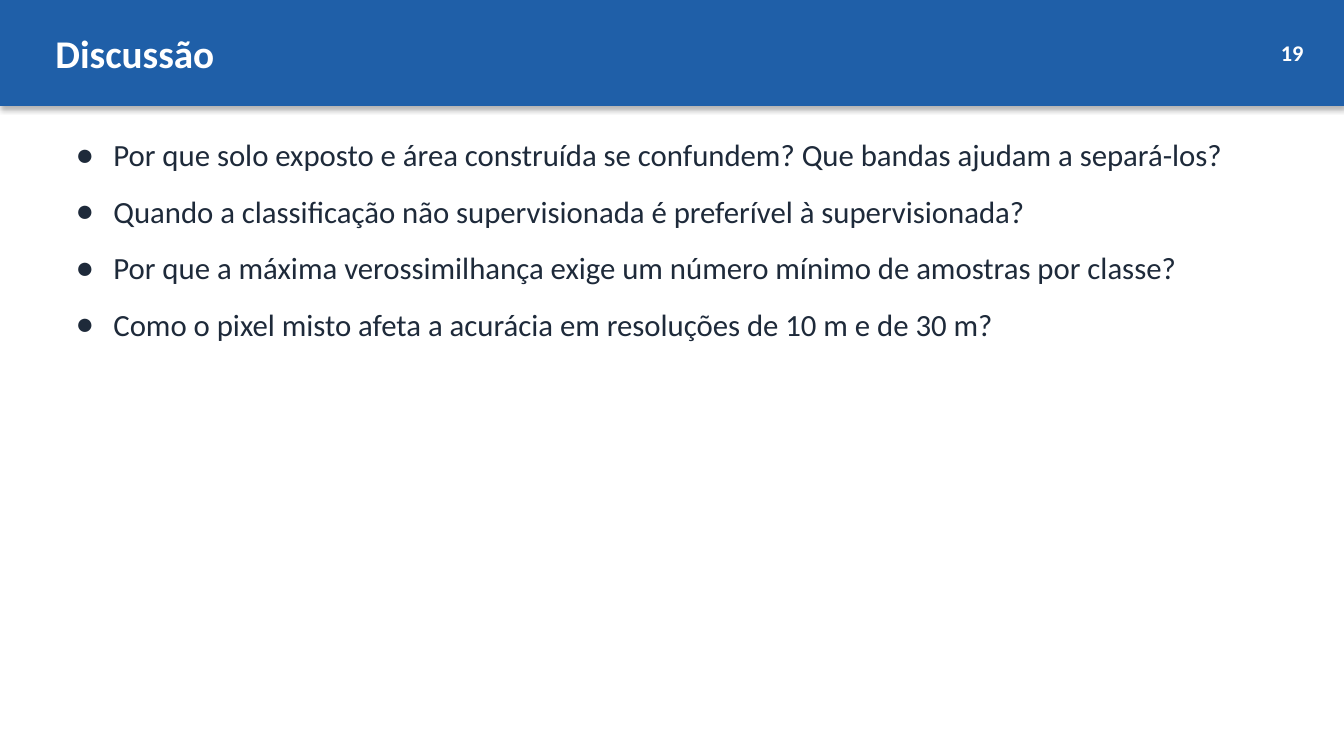
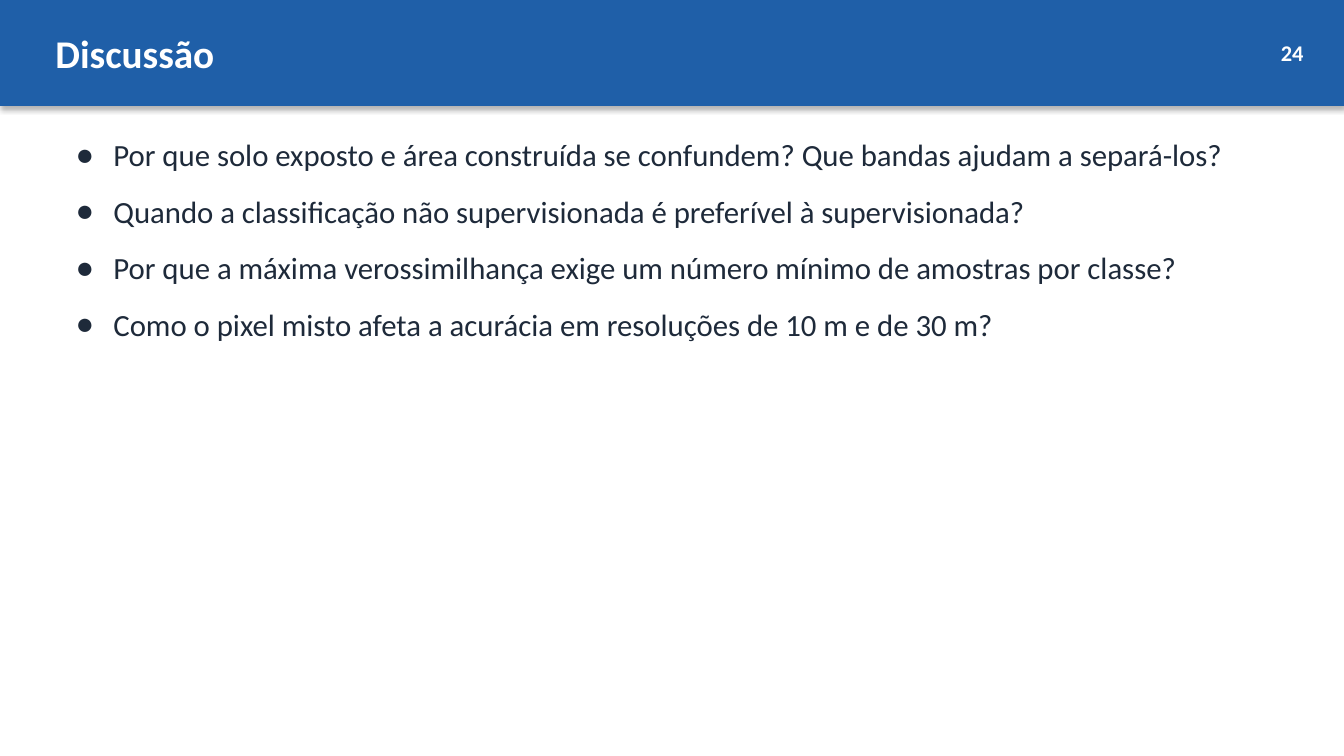
Before and after one commit to hatanpinheiro/hatanpinheiro.github.io, a slide deck: slide 24 of aula/classificacao/slides/Aula2_Classificacao.pptx (slide 19 before the commit). Drawn at 1344x756 pixels with LibreOffice and Linux fonts; fonts in the diff are those of the drawing. Boxes give left, top, right and bottom in pixels: in the first picture for what was removed or moved away, otherwise in the second. Text is boxed around its words. In the diff, an @@ line names an element or a change of style, - is before the commit and + after.

```diff
--- a/aula/classificacao/slides/Aula2_Classificacao.pptx
+++ b/aula/classificacao/slides/Aula2_Classificacao.pptx
@@ text at <box>1281,46,1304,61</box>: text changed @@
-19
+24
```
Also in this commit, not shown: 13 other slides changed, 5 slides added, 4 other files.
